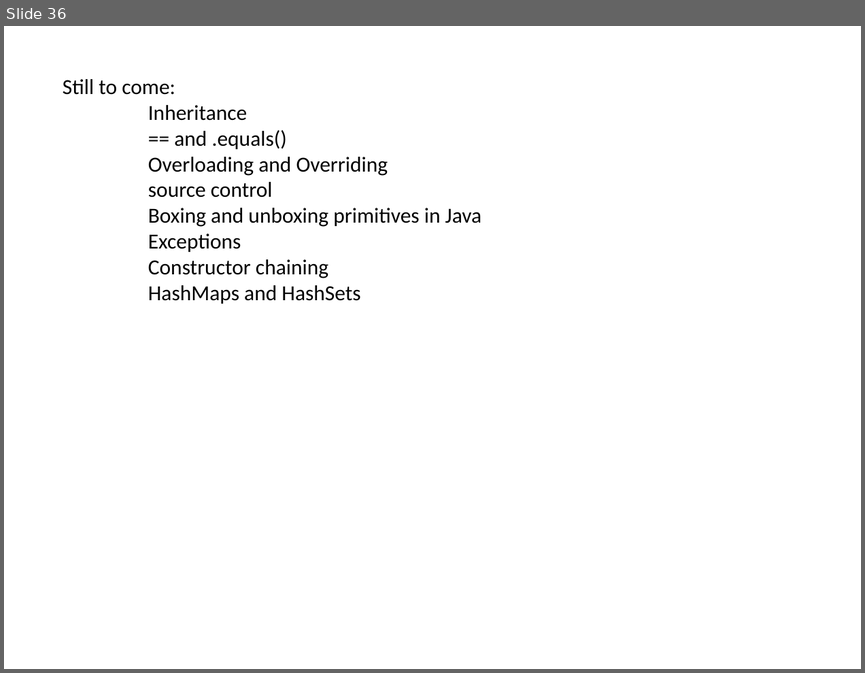
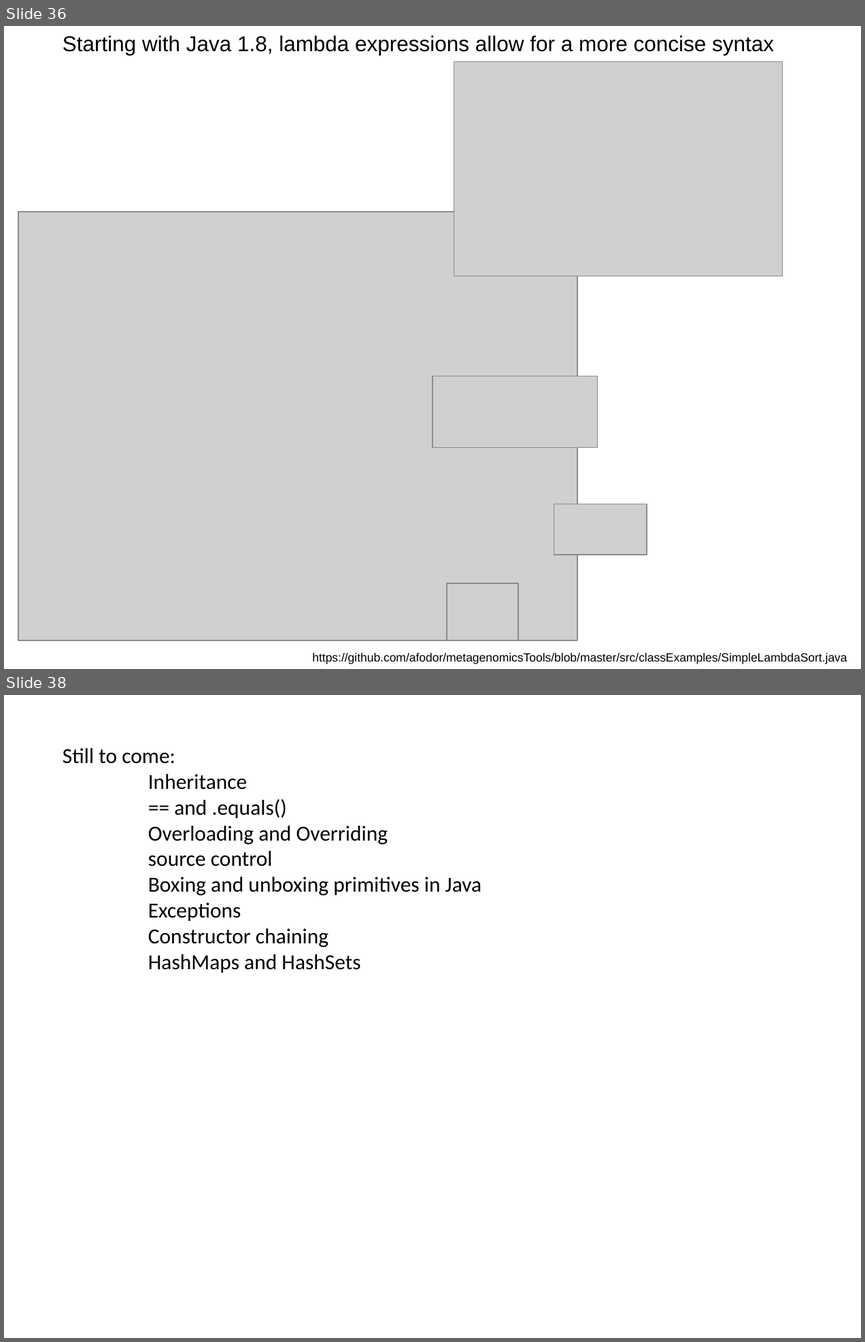
Before and after one commit to afodor/afodor.github.io, a slide deck: classes/prog2017/Prog3-Lecture06.pptx. Shown one above the other, each under a label of ours: slide 36 before the commit, slides 36 and 38 after it; the slides between them are not shown. The pictures are 865x673 and 865x1342 pixels, drawn with LibreOffice and Linux fonts; fonts in the diff are those of the drawing; grey boxes stand for pictures. Boxes give left, top, right and bottom in pixels: in the first picture for what was removed or moved away, otherwise in the second. Text is boxed around its words. In the diff, an @@ line names an element or a change of style, - is before the commit and + after.

Commit message:
add lambda functions to lecture 6

```diff
--- a/classes/prog2017/Prog3-Lecture06.pptx
+++ b/classes/prog2017/Prog3-Lecture06.pptx
@@ slide 36 added at bbox=[4, 26, 861, 669], background #FFFFFF @@
@@ text added at bbox=[62, 36, 774, 55], 18 pt, text #000000 @@
+Starting with Java 1.8, lambda expressions allow for a more concise syntax
@@ picture added at bbox=[454, 62, 782, 276] @@
@@ picture added at bbox=[18, 212, 577, 640] @@
@@ picture added at bbox=[432, 376, 597, 447] @@
@@ picture added at bbox=[554, 504, 647, 554] @@
@@ picture added at bbox=[447, 583, 518, 640] @@
@@ text added at bbox=[312, 652, 847, 664], 10 pt, text #000000 @@
+https://github.com/afodor/metagenomicsTools/blob/master/src/classExamples/SimpleLambdaSort.java
@@ what was slide 36 is now slide 38 @@
```
Also in this commit, not shown: 1 other slide added, 2 other files.
